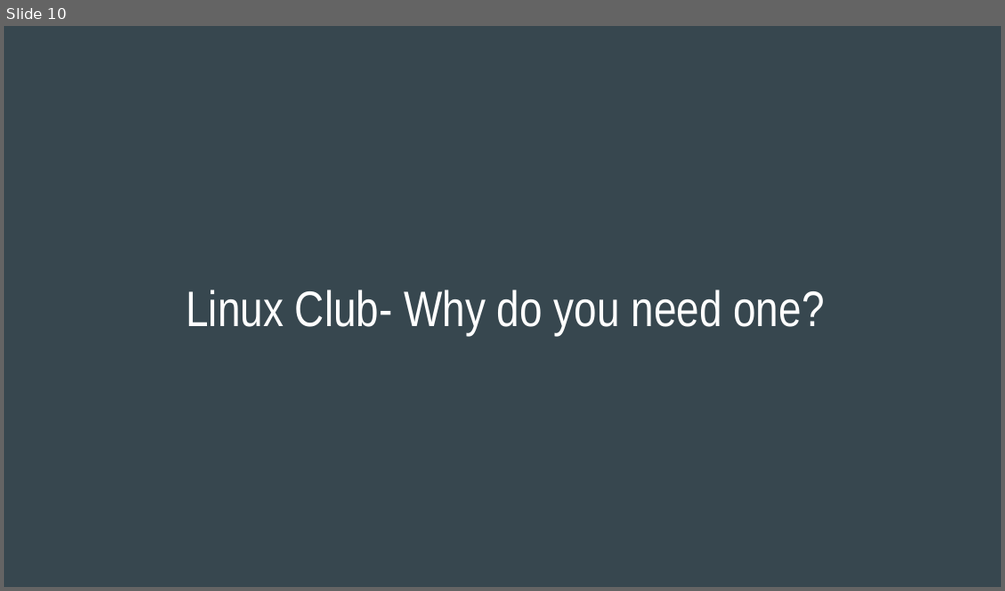
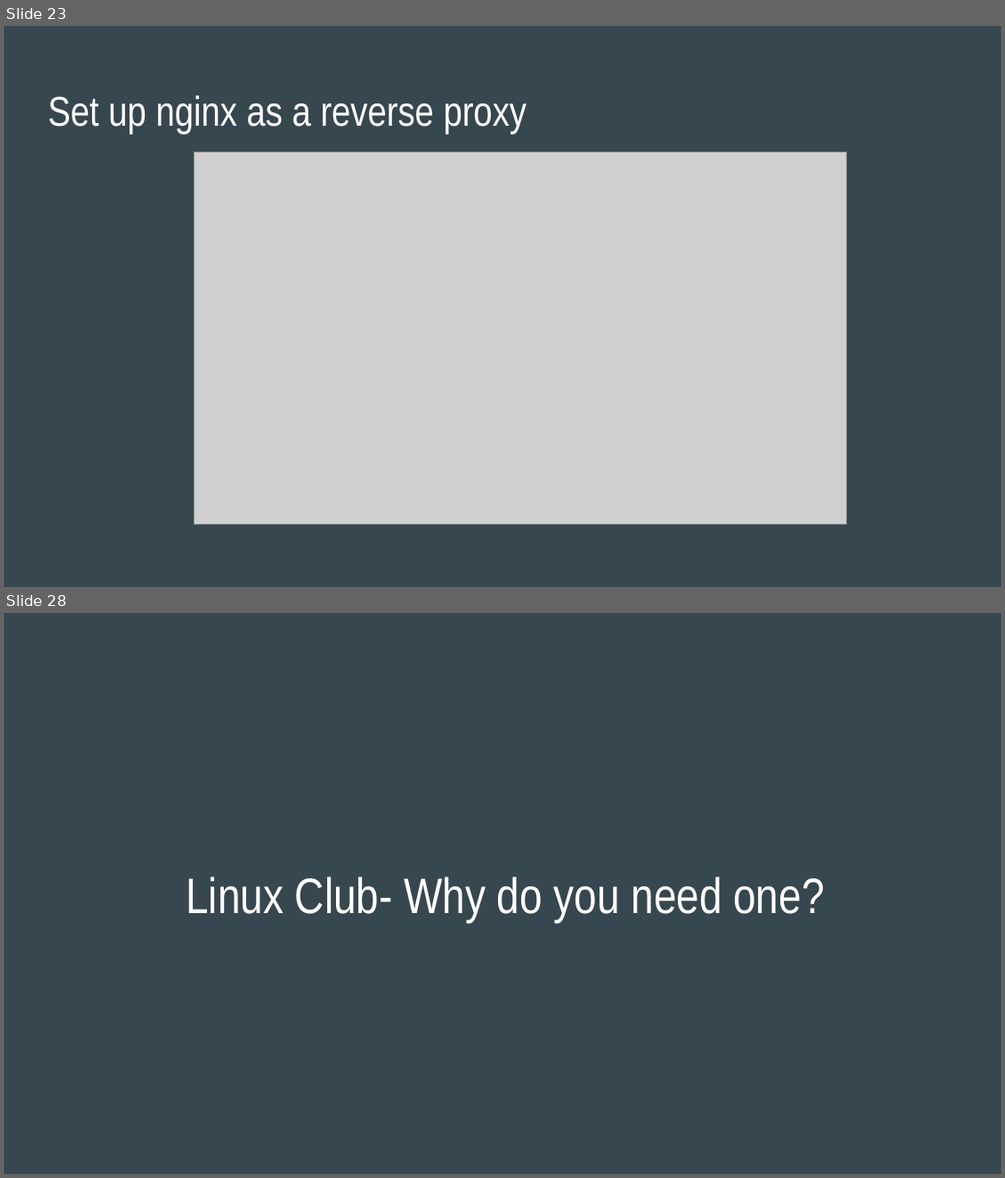
Before and after one commit to phat-sumo/everyone-can-be-root, a slide deck: everyone-can-be-root.pptx. Shown one above the other, each under a label of ours: slide 10 before the commit, slides 23 and 28 after it; the slides between them are not shown. The pictures are 1005x591 and 1005x1178 pixels, drawn with LibreOffice and Linux fonts; fonts in the diff are those of the drawing; grey boxes stand for pictures. Boxes give left, top, right and bottom in pixels: in the first picture for what was removed or moved away, otherwise in the second. Text is boxed around its words. In the diff, an @@ line names an element or a change of style, - is before the commit and + after.

```diff
--- a/everyone-can-be-root.pptx
+++ b/everyone-can-be-root.pptx
@@ slide 23 added at [4, 26, 1001, 587], background #37474F @@
@@ title added at [48, 95, 526, 134], 30 pt, text #FFFFFF @@
+Set up nginx as a reverse proxy
@@ picture added at [194, 151, 846, 524] @@
@@ what was slide 10 is now slide 28 @@
```
Also in this commit, not shown: 2 slides changed, 17 other slides added, 5 other files.
